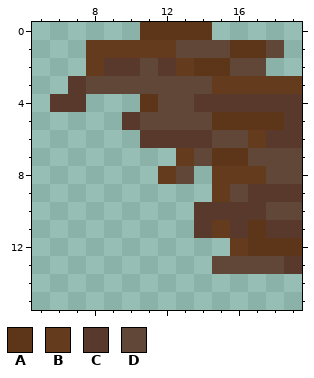
Edited in one commit: pixel-art sprite (src/assets/block/wood/red/top_right/wood_red_top_right_1.png). The picture above was drawn from the file before the commit.
The file is 20x20 pixels. Shown: x 5..19, y 0..15.
Palette (. is transparent): A #5d3518  B #653b1d  C #59392c  D #604737
Now the later version:
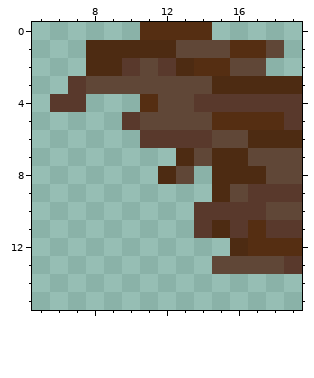
From old to new:
@@ palette @@
-A #5d3518
+A #552e12
-B #653b1d
+B #4d2b12
@@ x 7..11 @@
  1 .BBBB
- 2 .BCCD
+ 2 .BBCD
  3 CDDDD
@@ x 13..19 @@
  5 DDAAAAC
- 6 CCDDBCC
- 7 BDAADDD
+ 6 CCDDBBB
+ 7 BDBBDDD
  8 D.BBBDD
Where, in picture pixels (left, top, right, bottom), the same in both pictures:
changed: (86, 22, 302, 256)
